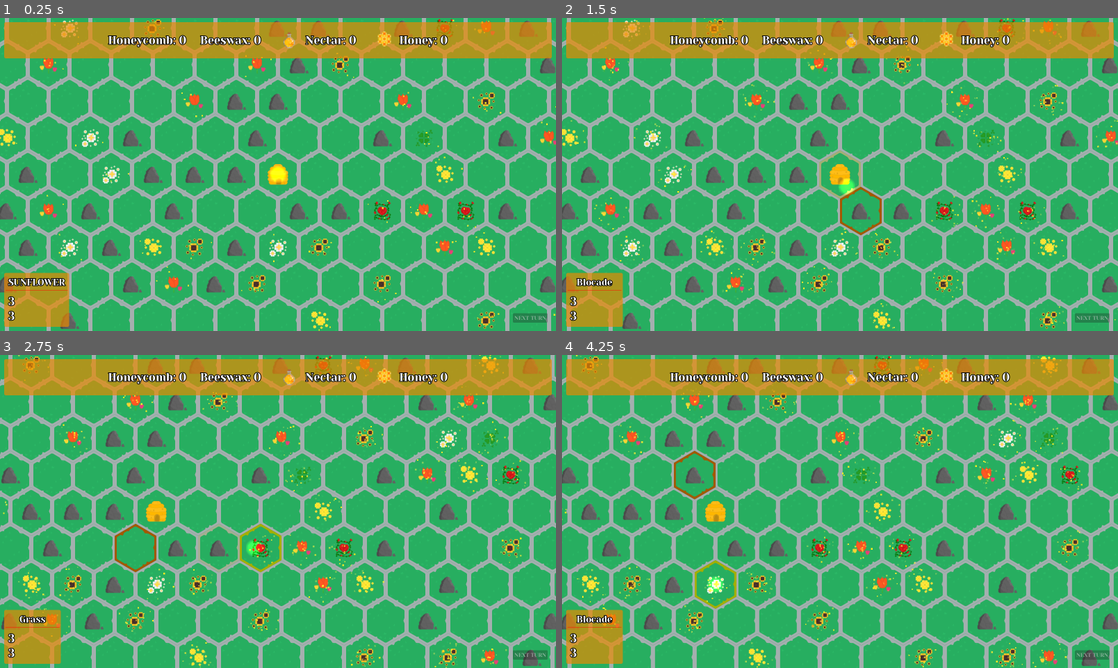
Above: before the commit, frames 1-4 (two rows, left to right).
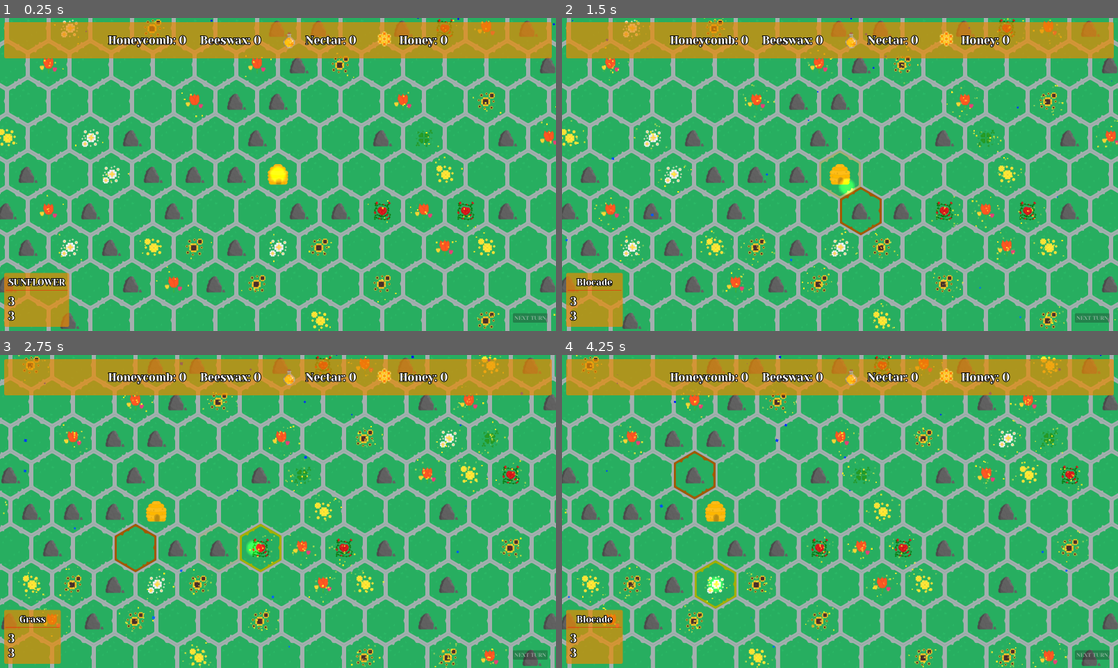
Above: after the commit, the same moments.

Repository: SpeedfireV/slavic-game-jam
Game: Godot game, scene res://game.tscn
Two runs of this game, one before a commit and one after it. Both use one fixed random seed, a clock stepped at 60 frames per second and the inputs below.
Inputs (mouse positions are in pixels of both pictures, inside the frame that each line leads up to):
- Up to frame 1 (0.25 s): no input
- Up to frame 2 (1.5 s): drag from (840, 174) to (878, 246) at 0.52 s; drag from (862, 212) to (817, 136) at 1.27 s
- Up to frame 3 (2.75 s): move the mouse to (255, 549) at 2.02 s; hold D (move_right) from 2.03 s (still down); click (255, 549) at 2.1 s
- Up to frame 4 (4.25 s): release D (move_right) at 2.75 s; drag from (678, 511) to (717, 583) at 2.77 s; drag from (695, 473) to (717, 583) at 3.52 s

The runs differ from the first frame. In frame 1, less than 0.1% of the frame differs, in the area x 15-100%, y 0-5%; in frame 2, less than 0.1%; in frame 3, less than 0.1%, in the area x 4-95%, y 0-94%; in frame 4, less than 0.1%.

Commit message:
rain effects added

Diff:
--- /dev/null
+++ b/rain_effect.gd
@@ -0,0 +1,6 @@
+class_name RainEffect extends CPUParticles2D
+
+
+func _process(delta):
+	var viewport_size = get_viewport_rect().size
+	position = Vector2(randf() * viewport_size.x, 0)
--- /dev/null
+++ b/rain_effect.tscn
@@ -0,0 +1,17 @@
+[gd_scene load_steps=3 format=3 uid="uid://bg87qguwvqj45"]
+
+[ext_resource type="Script" uid="uid://sixbcfwggxr3" path="res://rain_effect.gd" id="1_1fias"]
+
+[sub_resource type="Gradient" id="Gradient_1fias"]
+colors = PackedColorArray(0, 0, 1, 1, 0, 1, 1, 1)
+
+[node name="RainEffectParticles" type="CPUParticles2D"]
+amount = 50
+angular_velocity_min = 15.0
+angular_velocity_max = 50.0
+angle_max = 180.0
+scale_amount_min = 4.0
+scale_amount_max = 12.0
+color = Color(0, 1, 1, 1)
+color_ramp = SubResource("Gradient_1fias")
+script = ExtResource("1_1fias")
--- a/ui/hud.tscn
+++ b/ui/hud.tscn
@@ -1,12 +1,21 @@
-[gd_scene load_steps=5 format=3 uid="uid://drt2hvcmae3s8"]
+[gd_scene load_steps=6 format=3 uid="uid://drt2hvcmae3s8"]
 
 [ext_resource type="Script" uid="uid://7uumi0y6r2fc" path="res://ui/hud.gd" id="1_7ihmi"]
 [ext_resource type="PackedScene" uid="uid://jrpypt07m3co" path="res://ui/stats_bar.tscn" id="1_rbyyf"]
 [ext_resource type="PackedScene" uid="uid://nu52ulpvu4k2" path="res://ui/hex_description/hex_description.tscn" id="2_276te"]
+[ext_resource type="PackedScene" uid="uid://bg87qguwvqj45" path="res://rain_effect.tscn" id="2_en2x2"]
 [ext_resource type="PackedScene" uid="uid://b7jl8yjv0b0i0" path="res://ui/next_turn_button.tscn" id="3_546lt"]
 
 [node name="CanvasLayer" type="CanvasLayer"]
 script = ExtResource("1_7ihmi")
+
+[node name="RainEffect" parent="." instance=ExtResource("2_en2x2")]
+position = Vector2(248, 10)
+lifetime = 3.0
+linear_accel_min = 0.0
+linear_accel_max = 0.0
+scale_amount_min = 2.0
+scale_amount_max = 8.0
 
 [node name="StatsBar" parent="." instance=ExtResource("1_rbyyf")]
 unique_name_in_owner = true
Not shown, added: rain_effect.gd.uid
